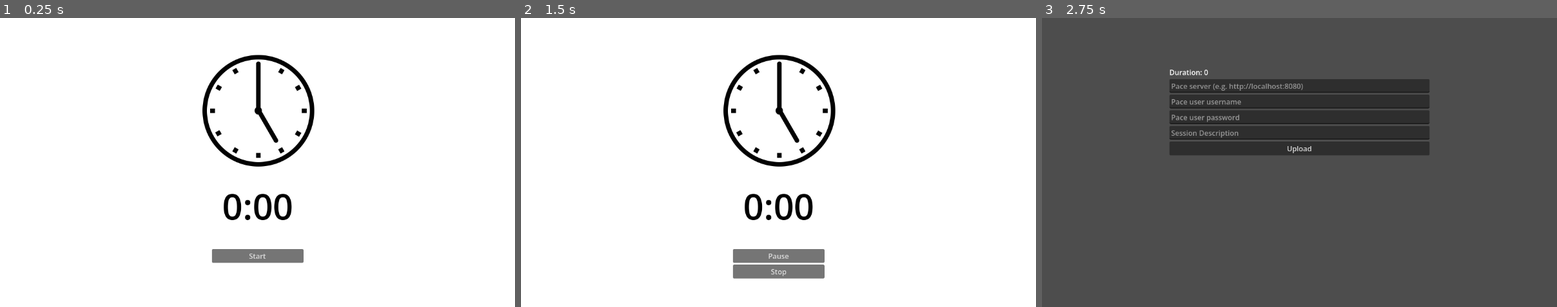
Above: before the commit, frames 1-3 (left to right).
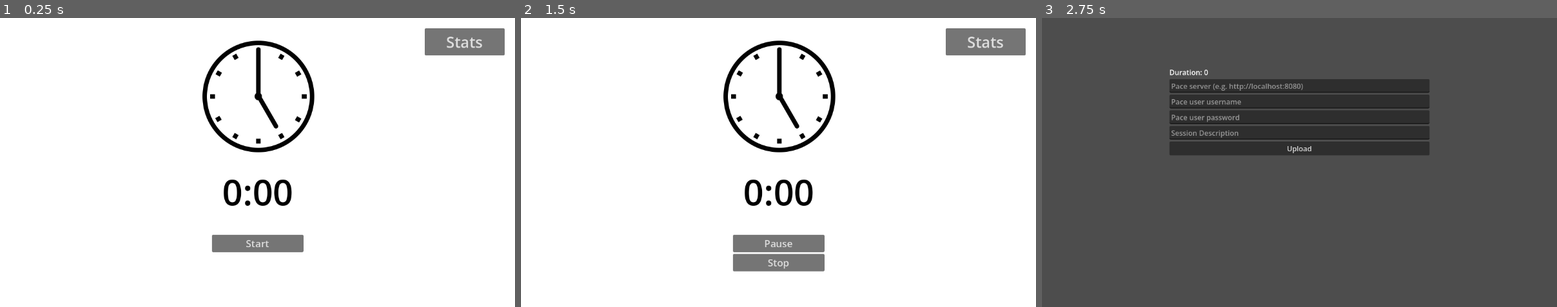
Above: after the commit, the same moments.

Repository: VeryUsual/pace
Game: Godot game, scene res://scenes/main_scene.tscn
Two runs of this game, one before a commit and one after it. Both use one fixed random seed, a clock stepped at 60 frames per second and the inputs below.
Inputs (mouse positions are in pixels of both pictures, inside the frame that each line leads up to):
- Up to frame 1 (0.25 s): no input
- Up to frame 2 (1.5 s): click (984, 41) at 0.5 s, where only the run after the commit has a clickable "Stats"; click "Start" at 1.25 s
- Up to frame 3 (2.75 s): click "Stop" at 2 s

The runs differ from the first frame. In frame 1, 6.6% of the frame differs, in the area x 39-98%, y 3-85%; in frame 2, 6.7%, in the area x 39-98%, y 3-91%; in frame 3, nothing differs.

Commit message:
starting stats page

Diff:
--- a/PaceClientApp/scenes/main_scene.tscn
+++ b/PaceClientApp/scenes/main_scene.tscn
@@ -21,7 +21,7 @@
 grow_vertical = 2
 
 [node name="Clock" type="Sprite2D" parent="." unique_id=167174898]
-position = Vector2(578, 208)
+position = Vector2(578, 176)
 scale = Vector2(0.5, 0.5)
 texture = ExtResource("1_w2twt")
 
@@ -33,9 +33,9 @@
 anchor_right = 0.5
 anchor_bottom = 0.5
 offset_left = -131.5
-offset_top = 42.0
+offset_top = 10.0
 offset_right = 131.5
-offset_bottom = 152.0
+offset_bottom = 120.0
 grow_horizontal = 2
 grow_vertical = 2
 theme_override_colors/font_color = Color(0, 0, 0, 1)
@@ -52,23 +52,41 @@
 anchor_right = 0.5
 anchor_bottom = 1.0
 offset_left = -102.5
-offset_top = -130.0
+offset_top = -162.0
 offset_right = 102.5
+offset_bottom = -32.0
 grow_horizontal = 2
 grow_vertical = 0
 
 [node name="StartButton" type="Button" parent="VBoxContainer" unique_id=862098796]
 layout_mode = 2
+theme_override_font_sizes/font_size = 22
 text = "Start"
 
 [node name="PauseButton" type="Button" parent="VBoxContainer" unique_id=7079899]
 layout_mode = 2
+theme_override_font_sizes/font_size = 22
 text = "Pause"
 
 [node name="StopButton" type="Button" parent="VBoxContainer" unique_id=1056803361]
 layout_mode = 2
+theme_override_font_sizes/font_size = 22
 text = "Stop"
+
+[node name="StatsButton" type="Button" parent="." unique_id=2090399809]
+layout_mode = 1
+anchors_preset = 1
+anchor_left = 1.0
+anchor_right = 1.0
+offset_left = -202.0
+offset_top = 23.0
+offset_right = -23.0
+offset_bottom = 84.0
+grow_horizontal = 0
+theme_override_font_sizes/font_size = 34
+text = "Stats"
 
 [connection signal="pressed" from="VBoxContainer/StartButton" to="." method="_on_start_button_pressed"]
 [connection signal="pressed" from="VBoxContainer/PauseButton" to="." method="_on_pause_button_pressed"]
 [connection signal="pressed" from="VBoxContainer/StopButton" to="." method="_on_stop_button_pressed"]
+[connection signal="pressed" from="StatsButton" to="." method="_on_stats_button_pressed"]
--- /dev/null
+++ b/PaceClientApp/scenes/stats_scene.tscn
@@ -0,0 +1,148 @@
+[gd_scene format=3 uid="uid://326jvibowtcy"]
+
+[ext_resource type="Script" uid="uid://bse43lx0vdn8w" path="res://scripts/stats_scene.gd" id="1_my1ss"]
+
+[node name="StatsScene" type="Control" unique_id=2081700373]
+layout_mode = 3
+anchors_preset = 15
+anchor_right = 1.0
+anchor_bottom = 1.0
+grow_horizontal = 2
+grow_vertical = 2
+script = ExtResource("1_my1ss")
+
+[node name="ColorRect4" type="ColorRect" parent="." unique_id=129869848]
+layout_mode = 1
+anchors_preset = 15
+anchor_right = 1.0
+anchor_bottom = 1.0
+grow_horizontal = 2
+grow_vertical = 2
+color = Color(0.06666667, 0.06666667, 0.105882354, 1)
+
+[node name="Label" type="Label" parent="." unique_id=1489026421]
+layout_mode = 0
+offset_left = 25.0
+offset_top = 25.0
+offset_right = 377.0
+offset_bottom = 48.0
+text = "Today, you've logged 1 hour, 50 minutes."
+
+[node name="BackButton" type="Button" parent="." unique_id=550014231]
+layout_mode = 1
+anchors_preset = 1
+anchor_left = 1.0
+anchor_right = 1.0
+offset_left = -79.0
+offset_top = 8.0
+offset_right = -8.0
+offset_bottom = 44.0
+grow_horizontal = 0
+theme_override_font_sizes/font_size = 20
+text = "< Back"
+
+[node name="ColorRect" type="ColorRect" parent="." unique_id=1315044917]
+layout_mode = 0
+offset_left = 27.0
+offset_top = 89.0
+offset_right = 207.0
+offset_bottom = 247.0
+color = Color(1, 1, 1, 0.18039216)
+
+[node name="Label" type="Label" parent="ColorRect" unique_id=1148406002]
+layout_mode = 1
+anchors_preset = 5
+anchor_left = 0.5
+anchor_right = 0.5
+offset_left = -41.0
+offset_top = 8.0
+offset_right = 41.0
+offset_bottom = 31.0
+grow_horizontal = 2
+text = "Total Time"
+
+[node name="Label2" type="Label" parent="ColorRect" unique_id=73429112]
+layout_mode = 1
+anchors_preset = 5
+anchor_left = 0.5
+anchor_right = 0.5
+offset_left = -41.0
+offset_top = 48.0
+offset_right = 41.0
+offset_bottom = 85.0
+grow_horizontal = 2
+text = "40h 20m"
+horizontal_alignment = 1
+vertical_alignment = 1
+
+[node name="ColorRect2" type="ColorRect" parent="." unique_id=1589164062]
+layout_mode = 0
+offset_left = 227.0
+offset_top = 89.0
+offset_right = 407.0
+offset_bottom = 247.0
+color = Color(1, 1, 1, 0.18039216)
+
+[node name="Label" type="Label" parent="ColorRect2" unique_id=323501465]
+layout_mode = 1
+anchors_preset = 5
+anchor_left = 0.5
+anchor_right = 0.5
+offset_left = -41.0
+offset_top = 8.0
+offset_right = 41.0
+offset_bottom = 31.0
+grow_horizontal = 2
+text = "Current Streak"
+
+[node name="Label2" type="Label" parent="ColorRect2" unique_id=1576708193]
+layout_mode = 1
+anchors_preset = 5
+anchor_left = 0.5
+anchor_right = 0.5
+offset_left = -41.0
+offset_top = 48.0
+offset_right = 41.0
+offset_bottom = 85.0
+grow_horizontal = 2
+text = "10 days"
+horizontal_alignment = 1
+vertical_alignment = 1
+
+[node name="ColorRect3" type="ColorRect" parent="." unique_id=727387505]
+layout_mode = 0
+offset_left = 427.0
+offset_top = 89.0
+offset_right = 607.0
+offset_bottom = 247.0
+color = Color(1, 1, 1, 0.18039216)
+
+[node name="Label" type="Label" parent="ColorRect3" unique_id=2098670438]
+layout_mode = 1
+anchors_preset = 5
+anchor_left = 0.5
+anchor_right = 0.5
+offset_left = -41.0
+offset_top = 8.0
+offset_right = 41.0
+offset_bottom = 31.0
+grow_horizontal = 2
+text = "#1 Day"
+horizontal_alignment = 1
+vertical_alignment = 1
+
+[node name="Label2" type="Label" parent="ColorRect3" unique_id=917623957]
+layout_mode = 1
+anchors_preset = 5
+anchor_left = 0.5
+anchor_right = 0.5
+offset_left = -41.0
+offset_top = 48.0
+offset_right = 41.0
+offset_bottom = 85.0
+grow_horizontal = 2
+text = "01/01/2026"
+horizontal_alignment = 1
+vertical_alignment = 1
+
+[connection signal="pressed" from="BackButton" to="." method="_on_back_button_pressed"]
--- a/PaceClientApp/scripts/main_scene.gd
+++ b/PaceClientApp/scripts/main_scene.gd
@@ -60,3 +60,6 @@
 	$TimeLabel.text = format_time(time)
 
 	get_tree().change_scene_to_file("res://scenes/upload_scene.tscn")
+
+func _on_stats_button_pressed() -> void:
+	get_tree().change_scene_to_file("res://scenes/stats_scene.tscn")
--- /dev/null
+++ b/PaceClientApp/scripts/stats_scene.gd
@@ -0,0 +1,49 @@
+extends Control
+
+var pace_server
+var pace_username
+var pace_password
+
+func make_minutes_minutes_and_hours(mins: int) -> String:
+	var hours := mins / 60
+	var minutes := mins % 60
+	return "%d hour%s, %d minute%s" % [
+		hours,
+		"" if hours == 1 else "s",
+		minutes,
+		"" if minutes == 1 else "s"
+	]
+
+func _ready() -> void:
+	var config = ConfigFile.new()
+	var error = config.load("user://serverconfig.cfg.pace")
+	if error == OK:
+		pace_server = config.get_value("serverconfig", "paceserver")
+		pace_username = config.get_value("serverconfig", "paceusername")
+		pace_password = config.get_value("serverconfig", "pacepassword")
+	else:
+		get_tree().change_scene_to_file("res://scenes/main_scene.tscn")
+		return
+	var http_req = HTTPRequest.new()
+	add_child(http_req)
+	http_req.connect("request_completed", _on_api_get_sessions_completed)
+	var auth=str("Basic ", Marshalls.utf8_to_base64(str(pace_username, ":", pace_password)))
+	var headers=["Content-Type: application/json","Authorization: "+auth]
+	http_req.request(pace_server + "/api/sessions", headers)
+
+func _on_api_get_sessions_completed(result, response_code, headers, body):
+	var json = JSON.new()
+	var sessions: Array = json.parse_string(body.get_string_from_utf8())["sessions"]
+
+	var date_dict = Time.get_datetime_dict_from_system()
+	var today_formatted = "%04d-%02d-%02d" % [date_dict["year"], date_dict["month"], date_dict["day"]]
+	var time_logged_today = 0
+
+	for session in sessions:
+		if session["Datetime"].begins_with(today_formatted):
+			time_logged_today += int(session["Length_minutes"])
+
+	$Label.text = "Today, you've logged " + make_minutes_minutes_and_hours(time_logged_today) + "."
+
+func _on_back_button_pressed() -> void:
+	get_tree().change_scene_to_file("res://scenes/main_scene.tscn")
Not shown, added: PaceClientApp/scripts/stats_scene.gd.uid
